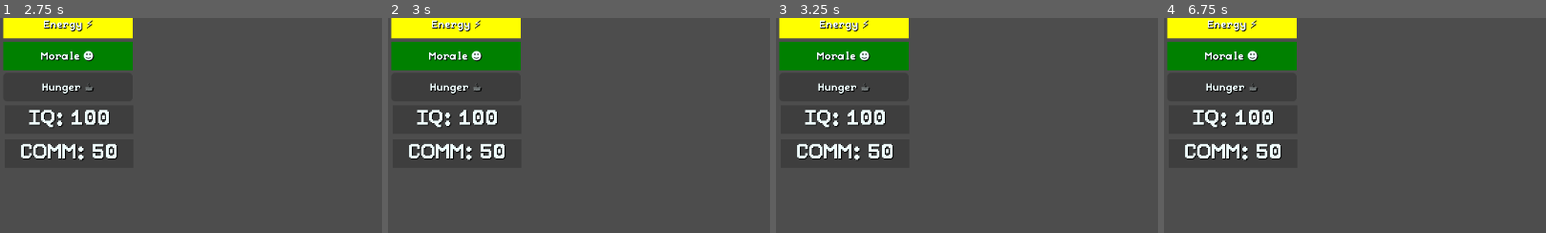
Above: before the commit, frames 1-4 (left to right).
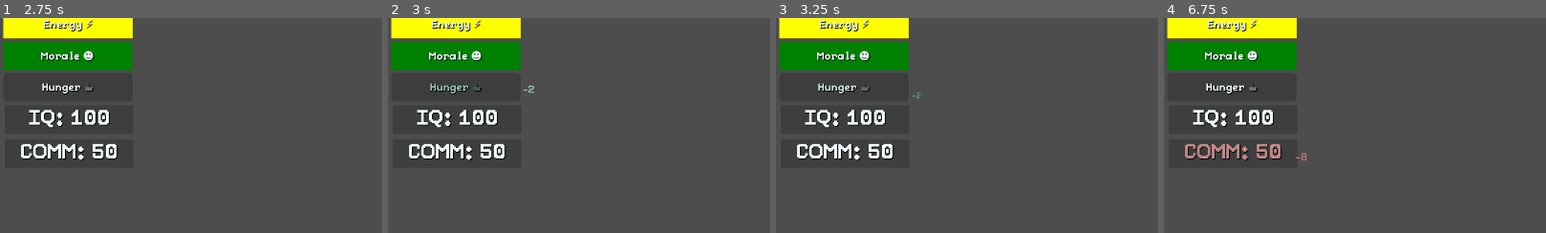
Above: after the commit, the same moments.

Repository: yuwex/bitcamp2025
Game: Godot game, scene res://scenes/statsdisplay/statsdisplay.tscn
Two runs of this game, one before a commit and one after it. Both use one fixed random seed, a clock stepped at 60 frames per second and the inputs below. This scene is started directly instead of the project's main scene.
Inputs:
- Up to frame 1 (2.75 s): tap Enter at 0.5, 2 s; hold D (right) 0.53-1.28 s; hold Space (interact) 0.53-1.28 s; hold S (down) 1.28-2.03 s; tap Shift (sprint) at 1.35 s; hold D (right) from 2.03 s (still down); hold Space (interact) from 2.03 s (still down)
- Up to frame 2 (3 s): release D (right) at 2.78 s; release Space (interact) at 2.78 s; hold W (up) from 2.78 s (still down); tap Shift (sprint) at 2.85 s
- Up to frame 3 (3.25 s): keep holding W (up)
- Up to frame 4 (6.75 s): tap Enter at 3.5 s; release W (up) at 3.53 s; hold Space (interact) 3.53-4.28 s; hold A (left) 3.53-5.03 s; tap Shift (sprint) at 4.35, 5.85 s; hold S (down) 5.03-5.78 s; hold Space (interact) 5.03-5.78 s; hold D (right) 5.78-6.53 s; hold W (up) from 6.53 s (still down); hold Space (interact) from 6.53 s (still down)
The pictures show only the part of the screen within x 0-50%, y 3-53%; the shares and areas given below are measured in that part.

Frame 1 is identical in both runs. In frame 2, 0.2% of the frame differs, in the area x 11-39%, y 30-36%; in frame 3, 0.1%; in frame 4, 1.0%, in the area x 5-38%, y 58-67%.

Commit message:
LETS GO NUMBER POPUPS
number popups show up

Diff:
--- a/scenes/statsdisplay/numberpopup.gd
+++ b/scenes/statsdisplay/numberpopup.gd
@@ -1,10 +1,10 @@
+class_name NumberPopup
 extends Node2D
 
-@onready var label = $Label
+@onready var label: Label = $Label
 
 # Callee-set
 var color: Color
-var pos: Vector2
 var val: String
 
 # Internal
@@ -20,8 +20,9 @@
 	#color = Color.BLUE
 
 	vx = randf_range(-5, 5) * 5
-	vy = randf_range(-3, -5) * 50
-	position = pos
+	vy = randf_range(-3, -5) * 30
+
+	label.text = val
 
 	target_color = color
 	end_color = Color(target_color.r, target_color.g, target_color.b, 1.0)
--- a/scenes/statsdisplay/statsdisplay.gd
+++ b/scenes/statsdisplay/statsdisplay.gd
@@ -1,6 +1,6 @@
 extends Node2D
 
-@onready var number_popup: PackedScene = load("res://scenes/statsdisplay/numberpopup.tscn")
+@onready var number_popup: PackedScene = preload("res://scenes/statsdisplay/numberpopup.tscn")
 
 @onready var energy_bar: ProgressBar = $Energy/ProgressBar
 @onready var morale_bar: ProgressBar = $Morale/ProgressBar
@@ -85,12 +85,11 @@
 
 	### TESTING
 
-	#if Input.is_action_just_pressed('up'):
-		#var effect = Event.Effect.new({'stat': Stats.StatType.keys().pick_random(), 'value': randi_range(-10, 10), 'type': 'ADDITIVE'})
-		#_on_effect(effect)
+	if Input.is_action_just_pressed('up'):
+		var effect = Event.Effect.new({'stat': Stats.StatType.keys().pick_random(), 'value': randi_range(-10, 10), 'type': 'ADDITIVE'})
+		_on_effect(effect)
 
 func _on_effect(effect: Event.Effect):
-	# add particle fx
 
 	var positive = ((effect.type == Event.StatChangeType.MULTIPLICATIVE
 		and effect.value >= 1)
@@ -102,6 +101,25 @@
 	var color = COLOR_GOOD if positive else COLOR_BAD
 
 	labels[effect.stat].set("theme_override_colors/font_color", color)
+
+	var popup: NumberPopup = number_popup.instantiate()
+	popup.position = labels[effect.stat].global_position
+	popup.position.x = 200
+	popup.position.y += 30
+	popup.color = color
+
+	if effect.type == Event.StatChangeType.MULTIPLICATIVE:
+		popup.val = '%s' % int(round((effect.value - 1) * 10))
+		if effect.value >= 1:
+			popup.val = '+' + popup.val
+
+		popup.val += '%'
+	else:
+		popup.val = '%s' % int(round(effect.value))
+		if effect.value >= 0:
+			popup.val = '+' + popup.val
+
+	add_child(popup)
 
 func int_to_letter(v: int) -> String:
 	var grades = ['F-', 'F', 'F+', 'D-', 'D', 'D+', 'C-', 'C', 'C+', 'B-', 'B', 'B+', 'A-', 'A', 'A+']
